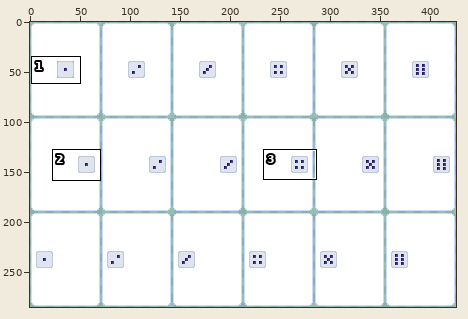
Edited in one commit: pixel-art file (assets/asperite/dice_on_cards.aseprite). The picture above shows the old version from afar; the outline marks the close-up.
Close-up. Before:
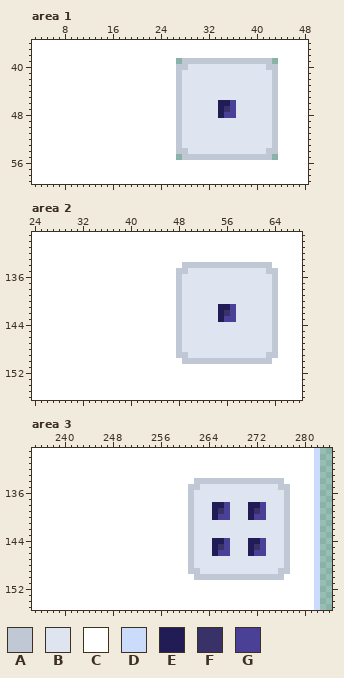
426x285 pixels, 1 frame. Shown: area 1: x 3..48, y 36..59; area 2: x 24..68, y 129..156; area 3: x 235..284, y 129..155. The commit also changed other parts of the picture, which this record leaves out.
Visible layers, top first: "Layer 2", "center".
Palette (. is transparent): A #c0c8d6  B #dfe5f0  C #ffffff  D #cbdbfc  E #211c56  F #383268  G #4b4097
Pixels before, area 1, first column x 3:
36 CCCCCCCCCCCCCCCCCCCCCCCCCCCCCCCCCCCCCCCCCCCCCC
37 CCCCCCCCCCCCCCCCCCCCCCCCCCCCCCCCCCCCCCCCCCCCCC
38 CCCCCCCCCCCCCCCCCCCCCCCCCCCCCCCCCCCCCCCCCCCCCC
39 CCCCCCCCCCCCCCCCCCCCCCCC.AAAAAAAAAAAAAAA.CCCCC
40 CCCCCCCCCCCCCCCCCCCCCCCCAABBBBBBBBBBBBBAACCCCC
41 CCCCCCCCCCCCCCCCCCCCCCCCABBBBBBBBBBBBBBBACCCCC
42 CCCCCCCCCCCCCCCCCCCCCCCCABBBBBBBBBBBBBBBACCCCC
43 CCCCCCCCCCCCCCCCCCCCCCCCABBBBBBBBBBBBBBBACCCCC
44 CCCCCCCCCCCCCCCCCCCCCCCCABBBBBBBBBBBBBBBACCCCC
45 CCCCCCCCCCCCCCCCCCCCCCCCABBBBBBBBBBBBBBBACCCCC
46 CCCCCCCCCCCCCCCCCCCCCCCCABBBBBBEEGBBBBBBACCCCC
47 CCCCCCCCCCCCCCCCCCCCCCCCABBBBBBEFGBBBBBBACCCCC
48 CCCCCCCCCCCCCCCCCCCCCCCCABBBBBBEGGBBBBBBACCCCC
49 CCCCCCCCCCCCCCCCCCCCCCCCABBBBBBBBBBBBBBBACCCCC
50 CCCCCCCCCCCCCCCCCCCCCCCCABBBBBBBBBBBBBBBACCCCC
51 CCCCCCCCCCCCCCCCCCCCCCCCABBBBBBBBBBBBBBBACCCCC
52 CCCCCCCCCCCCCCCCCCCCCCCCABBBBBBBBBBBBBBBACCCCC
53 CCCCCCCCCCCCCCCCCCCCCCCCABBBBBBBBBBBBBBBACCCCC
54 CCCCCCCCCCCCCCCCCCCCCCCCAABBBBBBBBBBBBBAACCCCC
55 CCCCCCCCCCCCCCCCCCCCCCCC.AAAAAAAAAAAAAAA.CCCCC
56 CCCCCCCCCCCCCCCCCCCCCCCCCCCCCCCCCCCCCCCCCCCCCC
57 CCCCCCCCCCCCCCCCCCCCCCCCCCCCCCCCCCCCCCCCCCCCCC
58 CCCCCCCCCCCCCCCCCCCCCCCCCCCCCCCCCCCCCCCCCCCCCC
59 CCCCCCCCCCCCCCCCCCCCCCCCCCCCCCCCCCCCCCCCCCCCCC
Pixels before, area 2, first column x 24:
129 CCCCCCCCCCCCCCCCCCCCCCCCCCCCCCCCCCCCCCCCCCCCC
130 CCCCCCCCCCCCCCCCCCCCCCCCCCCCCCCCCCCCCCCCCCCCC
131 CCCCCCCCCCCCCCCCCCCCCCCCCCCCCCCCCCCCCCCCCCCCC
132 CCCCCCCCCCCCCCCCCCCCCCCCCCCCCCCCCCCCCCCCCCCCC
133 CCCCCCCCCCCCCCCCCCCCCCCCCCCCCCCCCCCCCCCCCCCCC
134 CCCCCCCCCCCCCCCCCCCCCCCCCAAAAAAAAAAAAAAACCCCC
135 CCCCCCCCCCCCCCCCCCCCCCCCAABBBBBBBBBBBBBAACCCC
136 CCCCCCCCCCCCCCCCCCCCCCCCABBBBBBBBBBBBBBBACCCC
137 CCCCCCCCCCCCCCCCCCCCCCCCABBBBBBBBBBBBBBBACCCC
138 CCCCCCCCCCCCCCCCCCCCCCCCABBBBBBBBBBBBBBBACCCC
139 CCCCCCCCCCCCCCCCCCCCCCCCABBBBBBBBBBBBBBBACCCC
140 CCCCCCCCCCCCCCCCCCCCCCCCABBBBBBBBBBBBBBBACCCC
141 CCCCCCCCCCCCCCCCCCCCCCCCABBBBBBEEGBBBBBBACCCC
142 CCCCCCCCCCCCCCCCCCCCCCCCABBBBBBEFGBBBBBBACCCC
143 CCCCCCCCCCCCCCCCCCCCCCCCABBBBBBEGGBBBBBBACCCC
144 CCCCCCCCCCCCCCCCCCCCCCCCABBBBBBBBBBBBBBBACCCC
145 CCCCCCCCCCCCCCCCCCCCCCCCABBBBBBBBBBBBBBBACCCC
146 CCCCCCCCCCCCCCCCCCCCCCCCABBBBBBBBBBBBBBBACCCC
147 CCCCCCCCCCCCCCCCCCCCCCCCABBBBBBBBBBBBBBBACCCC
148 CCCCCCCCCCCCCCCCCCCCCCCCABBBBBBBBBBBBBBBACCCC
149 CCCCCCCCCCCCCCCCCCCCCCCCAABBBBBBBBBBBBBAACCCC
150 CCCCCCCCCCCCCCCCCCCCCCCCCAAAAAAAAAAAAAAACCCCC
151 CCCCCCCCCCCCCCCCCCCCCCCCCCCCCCCCCCCCCCCCCCCCC
152 CCCCCCCCCCCCCCCCCCCCCCCCCCCCCCCCCCCCCCCCCCCCC
153 CCCCCCCCCCCCCCCCCCCCCCCCCCCCCCCCCCCCCCCCCCCCC
154 CCCCCCCCCCCCCCCCCCCCCCCCCCCCCCCCCCCCCCCCCCCCC
155 CCCCCCCCCCCCCCCCCCCCCCCCCCCCCCCCCCCCCCCCCCCCC
156 CCCCCCCCCCCCCCCCCCCCCCCCCCCCCCCCCCCCCCCCCCCCC
Pixels before, area 3, first column x 235:
129 CCCCCCCCCCCCCCCCCCCCCCCCCCCCCCCCCCCCCCCCCCCCCCCD
130 CCCCCCCCCCCCCCCCCCCCCCCCCCCCCCCCCCCCCCCCCCCCCCCD
131 CCCCCCCCCCCCCCCCCCCCCCCCCCCCCCCCCCCCCCCCCCCCCCCD
132 CCCCCCCCCCCCCCCCCCCCCCCCCCCCCCCCCCCCCCCCCCCCCCCD
133 CCCCCCCCCCCCCCCCCCCCCCCCCCCCCCCCCCCCCCCCCCCCCCCD
134 CCCCCCCCCCCCCCCCCCCCCCCCCCCAAAAAAAAAAAAAAACCCCCD
135 CCCCCCCCCCCCCCCCCCCCCCCCCCAABBBBBBBBBBBBBAACCCCD
136 CCCCCCCCCCCCCCCCCCCCCCCCCCABBBBBBBBBBBBBBBACCCCD
137 CCCCCCCCCCCCCCCCCCCCCCCCCCABBBBBBBBBBBBBBBACCCCD
138 CCCCCCCCCCCCCCCCCCCCCCCCCCABBBEEGBBBEEGBBBACCCCD
139 CCCCCCCCCCCCCCCCCCCCCCCCCCABBBEFGBBBEFGBBBACCCCD
140 CCCCCCCCCCCCCCCCCCCCCCCCCCABBBEGGBBBEGGBBBACCCCD
141 CCCCCCCCCCCCCCCCCCCCCCCCCCABBBBBBBBBBBBBBBACCCCD
142 CCCCCCCCCCCCCCCCCCCCCCCCCCABBBBBBBBBBBBBBBACCCCD
143 CCCCCCCCCCCCCCCCCCCCCCCCCCABBBBBBBBBBBBBBBACCCCD
144 CCCCCCCCCCCCCCCCCCCCCCCCCCABBBEEGBBBEEGBBBACCCCD
145 CCCCCCCCCCCCCCCCCCCCCCCCCCABBBEFGBBBEFGBBBACCCCD
146 CCCCCCCCCCCCCCCCCCCCCCCCCCABBBEGGBBBEGGBBBACCCCD
147 CCCCCCCCCCCCCCCCCCCCCCCCCCABBBBBBBBBBBBBBBACCCCD
148 CCCCCCCCCCCCCCCCCCCCCCCCCCABBBBBBBBBBBBBBBACCCCD
149 CCCCCCCCCCCCCCCCCCCCCCCCCCAABBBBBBBBBBBBBAACCCCD
150 CCCCCCCCCCCCCCCCCCCCCCCCCCCAAAAAAAAAAAAAAACCCCCD
151 CCCCCCCCCCCCCCCCCCCCCCCCCCCCCCCCCCCCCCCCCCCCCCCD
152 CCCCCCCCCCCCCCCCCCCCCCCCCCCCCCCCCCCCCCCCCCCCCCCD
153 CCCCCCCCCCCCCCCCCCCCCCCCCCCCCCCCCCCCCCCCCCCCCCCD
154 CCCCCCCCCCCCCCCCCCCCCCCCCCCCCCCCCCCCCCCCCCCCCCCD
155 CCCCCCCCCCCCCCCCCCCCCCCCCCCCCCCCCCCCCCCCCCCCCCCD
The same view after the edit:
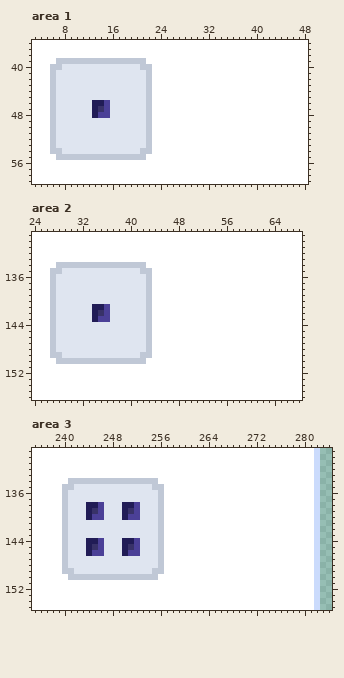
Change:
Area 1, layers "Flattened", "center":
y 39: x 7..21 CCCCCCCCCCCCCCC -> AAAAAAAAAAAAAAA; x 27..43 .AAAAAAAAAAAAAAA. -> CCCCCCCCCCCCCCCCC
y 40: x 6..22 CCCCCCCCCCCCCCCCC -> AABBBBBBBBBBBBBAA; x 27..43 AABBBBBBBBBBBBBAA -> CCCCCCCCCCCCCCCCC
y 41..45: x 6..22 CCCCCCCCCCCCCCCCC -> ABBBBBBBBBBBBBBBA; x 27..43 ABBBBBBBBBBBBBBBA -> CCCCCCCCCCCCCCCCC
y 46: x 6..22 CCCCCCCCCCCCCCCCC -> ABBBBBBEEGBBBBBBA; x 27..43 ABBBBBBEEGBBBBBBA -> CCCCCCCCCCCCCCCCC
y 47: x 6..22 CCCCCCCCCCCCCCCCC -> ABBBBBBEFGBBBBBBA; x 27..43 ABBBBBBEFGBBBBBBA -> CCCCCCCCCCCCCCCCC
y 48: x 6..22 CCCCCCCCCCCCCCCCC -> ABBBBBBEGGBBBBBBA; x 27..43 ABBBBBBEGGBBBBBBA -> CCCCCCCCCCCCCCCCC
y 49..53: x 6..22 CCCCCCCCCCCCCCCCC -> ABBBBBBBBBBBBBBBA; x 27..43 ABBBBBBBBBBBBBBBA -> CCCCCCCCCCCCCCCCC
y 54: x 6..22 CCCCCCCCCCCCCCCCC -> AABBBBBBBBBBBBBAA; x 27..43 AABBBBBBBBBBBBBAA -> CCCCCCCCCCCCCCCCC
y 55: x 7..21 CCCCCCCCCCCCCCC -> AAAAAAAAAAAAAAA; x 27..43 .AAAAAAAAAAAAAAA. -> CCCCCCCCCCCCCCCCC
Area 2, layer "Flattened":
y 134: x 28..42 CCCCCCCCCCCCCCC -> AAAAAAAAAAAAAAA; x 49..63 AAAAAAAAAAAAAAA -> CCCCCCCCCCCCCCC
y 135: x 27..43 CCCCCCCCCCCCCCCCC -> AABBBBBBBBBBBBBAA; x 48..64 AABBBBBBBBBBBBBAA -> CCCCCCCCCCCCCCCCC
y 136..140: x 27..43 CCCCCCCCCCCCCCCCC -> ABBBBBBBBBBBBBBBA; x 48..64 ABBBBBBBBBBBBBBBA -> CCCCCCCCCCCCCCCCC
y 141: x 27..43 CCCCCCCCCCCCCCCCC -> ABBBBBBEEGBBBBBBA; x 48..64 ABBBBBBEEGBBBBBBA -> CCCCCCCCCCCCCCCCC
y 142: x 27..43 CCCCCCCCCCCCCCCCC -> ABBBBBBEFGBBBBBBA; x 48..64 ABBBBBBEFGBBBBBBA -> CCCCCCCCCCCCCCCCC
y 143: x 27..43 CCCCCCCCCCCCCCCCC -> ABBBBBBEGGBBBBBBA; x 48..64 ABBBBBBEGGBBBBBBA -> CCCCCCCCCCCCCCCCC
y 144..148: x 27..43 CCCCCCCCCCCCCCCCC -> ABBBBBBBBBBBBBBBA; x 48..64 ABBBBBBBBBBBBBBBA -> CCCCCCCCCCCCCCCCC
y 149: x 27..43 CCCCCCCCCCCCCCCCC -> AABBBBBBBBBBBBBAA; x 48..64 AABBBBBBBBBBBBBAA -> CCCCCCCCCCCCCCCCC
y 150: x 28..42 CCCCCCCCCCCCCCC -> AAAAAAAAAAAAAAA; x 49..63 AAAAAAAAAAAAAAA -> CCCCCCCCCCCCCCC
Area 3, layer "Flattened":
y 134: x 241..255 CCCCCCCCCCCCCCC -> AAAAAAAAAAAAAAA; x 262..276 AAAAAAAAAAAAAAA -> CCCCCCCCCCCCCCC
y 135: x 240..256 CCCCCCCCCCCCCCCCC -> AABBBBBBBBBBBBBAA; x 261..277 AABBBBBBBBBBBBBAA -> CCCCCCCCCCCCCCCCC
y 136..137: x 240..256 CCCCCCCCCCCCCCCCC -> ABBBBBBBBBBBBBBBA; x 261..277 ABBBBBBBBBBBBBBBA -> CCCCCCCCCCCCCCCCC
y 138: x 240..256 CCCCCCCCCCCCCCCCC -> ABBBEEGBBBEEGBBBA; x 261..277 ABBBEEGBBBEEGBBBA -> CCCCCCCCCCCCCCCCC
y 139: x 240..256 CCCCCCCCCCCCCCCCC -> ABBBEFGBBBEFGBBBA; x 261..277 ABBBEFGBBBEFGBBBA -> CCCCCCCCCCCCCCCCC
y 140: x 240..256 CCCCCCCCCCCCCCCCC -> ABBBEGGBBBEGGBBBA; x 261..277 ABBBEGGBBBEGGBBBA -> CCCCCCCCCCCCCCCCC
y 141..143: x 240..256 CCCCCCCCCCCCCCCCC -> ABBBBBBBBBBBBBBBA; x 261..277 ABBBBBBBBBBBBBBBA -> CCCCCCCCCCCCCCCCC
y 144: x 240..256 CCCCCCCCCCCCCCCCC -> ABBBEEGBBBEEGBBBA; x 261..277 ABBBEEGBBBEEGBBBA -> CCCCCCCCCCCCCCCCC
y 145: x 240..256 CCCCCCCCCCCCCCCCC -> ABBBEFGBBBEFGBBBA; x 261..277 ABBBEFGBBBEFGBBBA -> CCCCCCCCCCCCCCCCC
y 146: x 240..256 CCCCCCCCCCCCCCCCC -> ABBBEGGBBBEGGBBBA; x 261..277 ABBBEGGBBBEGGBBBA -> CCCCCCCCCCCCCCCCC
y 147..148: x 240..256 CCCCCCCCCCCCCCCCC -> ABBBBBBBBBBBBBBBA; x 261..277 ABBBBBBBBBBBBBBBA -> CCCCCCCCCCCCCCCCC
y 149: x 240..256 CCCCCCCCCCCCCCCCC -> AABBBBBBBBBBBBBAA; x 261..277 AABBBBBBBBBBBBBAA -> CCCCCCCCCCCCCCCCC
y 150: x 241..255 CCCCCCCCCCCCCCC -> AAAAAAAAAAAAAAA; x 262..276 AAAAAAAAAAAAAAA -> CCCCCCCCCCCCCCC
